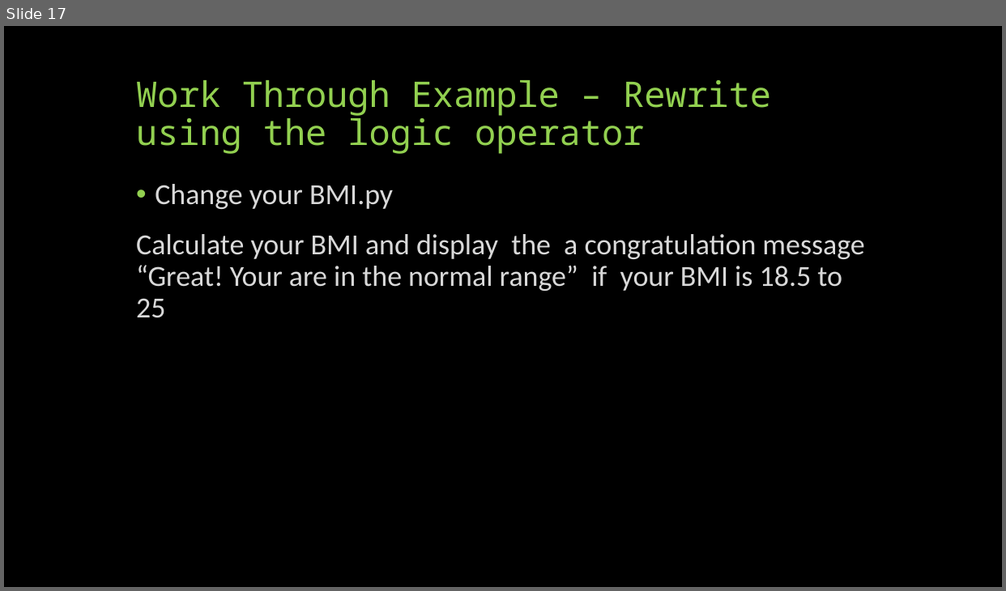
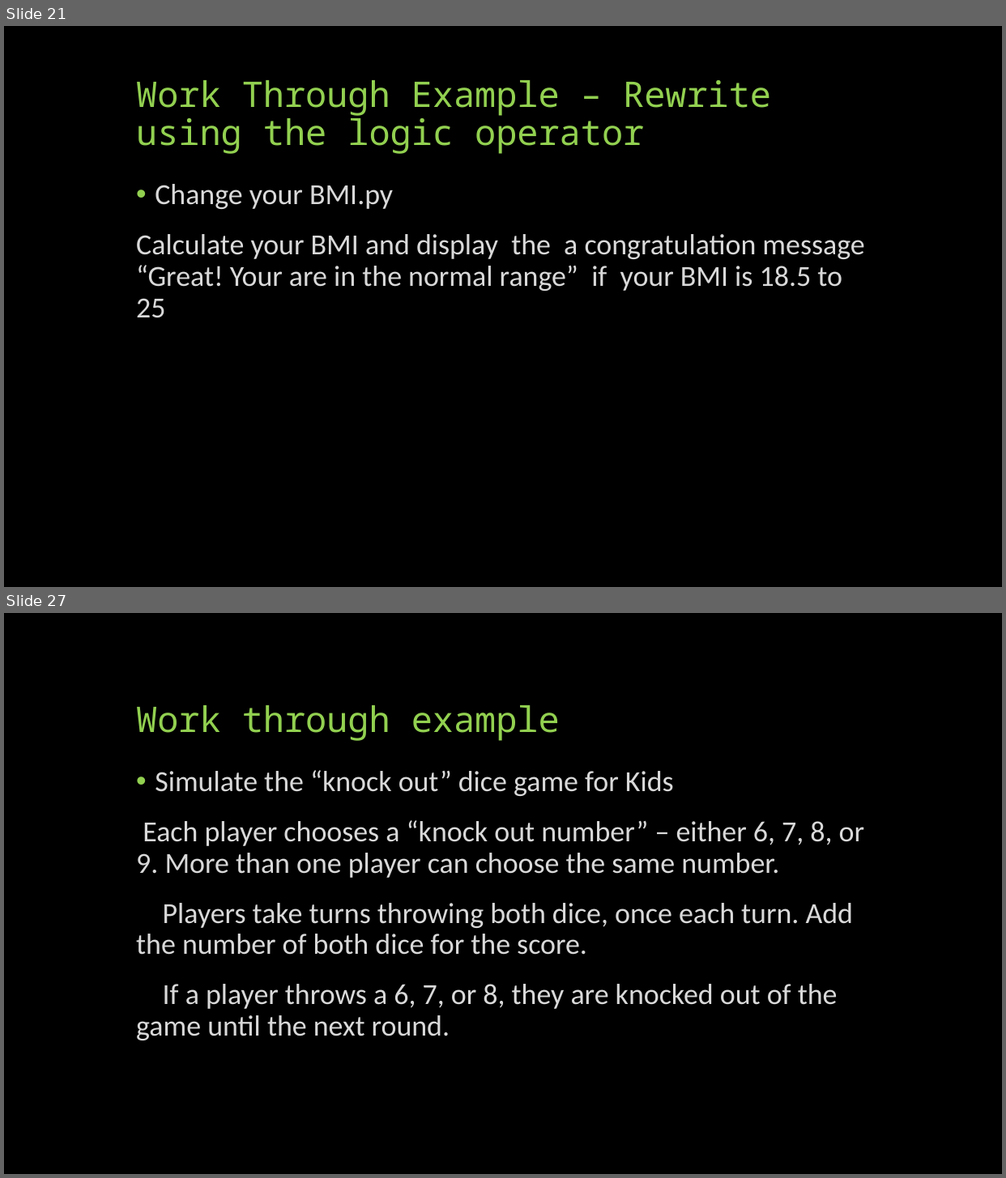
Before and after one commit to yilianz/CSCI125, a slide deck: LectureNotes/PythonControlStructure.pptx. Shown one above the other, each under a label of ours: slide 17 before the commit, slides 21 and 27 after it; the slides between them are not shown. The pictures are 1006x591 and 1006x1178 pixels, drawn with LibreOffice and Linux fonts; fonts in the diff are those of the drawing. Boxes give left, top, right and bottom in pixels: in the first picture for what was removed or moved away, otherwise in the second. Text is boxed around its words. In the diff, an @@ line names an element or a change of style, - is before the commit and + after.

```diff
--- a/LectureNotes/PythonControlStructure.pptx
+++ b/LectureNotes/PythonControlStructure.pptx
@@ slide 27 added at box(4, 613, 1002, 1174), background #000000 @@
@@ title added at box(136, 705, 560, 741), 34 pt, text #92D050 @@
+Work through example
@@ text added at box(136, 770, 864, 1041), 28 pt, text #D9D9D9 @@
+• Simulate the “knock out” dice game for Kids
+Each player chooses a “knock out number” – either 6, 7, 8, or 9. More than one player can choose the same number.
+Players take turns throwing both dice, once each turn. Add the number of both dice for the score.
+If a player throws a 6, 7, or 8, they are knocked out of the game until the next round.
@@ what was slide 17 is now slide 21 @@
```
Also in this commit, not shown: 5 slides changed, 9 other slides added, 2 other files.
